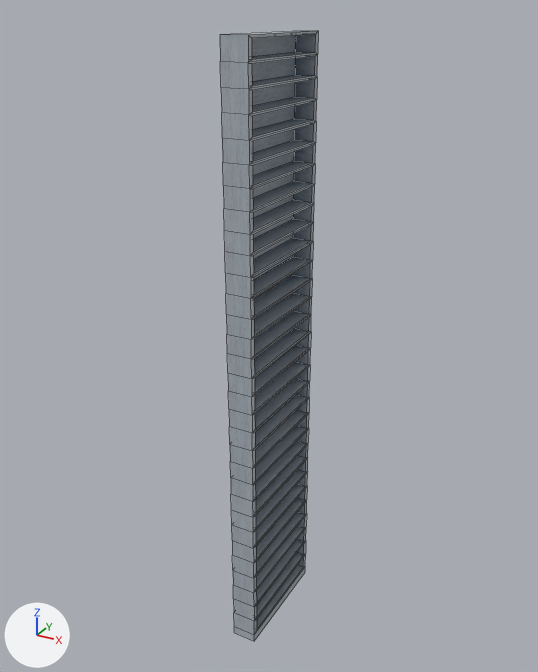
The FBX model Assets/FBX/Psyches/Evelien Level/Basic Library/Bookcase Tall.fbx: old version first, new version second.
Camera for both pictures: a 50 mm camera at (5.18, -9.53, 10.18) aimed at (-0.14, 0.13, 5.35). Arrows for +X, +Y and +Z are at lower left; the lights stay in place. Mesh edges are drawn as thin lines. Where no turn or scale is listed for an object, it has been applied to the vertices.

Names of what the first picture shows: 'Bookcase Tall'.
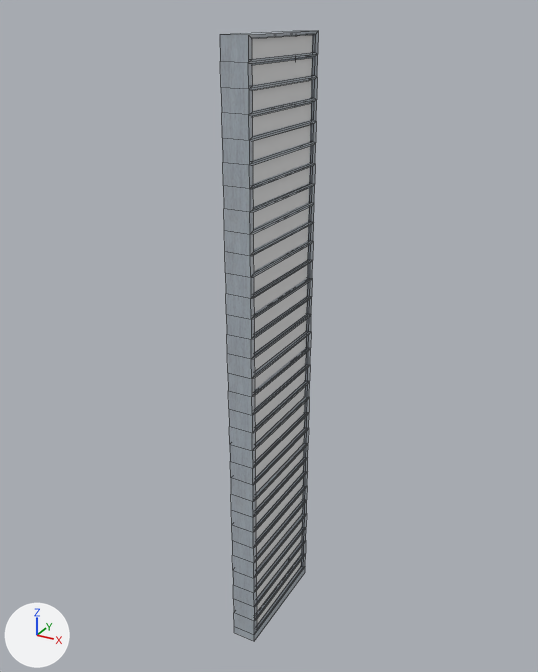
Changed parts and their boxes [x1, y1, x2, y2] in the pictures (538 x 672 px):
```json
{"object": "Bookcase Tall Books", "change": "added", "after": [252, 35, 312, 625]}
```

Scene script edits in JSON lines:
```json
{"op": "add", "block": "mat_bookshelfbooks", "code": ["mat_bookshelfbooks = principled_material('BookshelfBooks')", "mat_bookshelfbooks.base_color = (0.8, 0.8, 0.8)  # white #e7e7e7", "mat_bookshelfbooks.roughness = 1.0"]}
{"op": "add", "block": "me_plane", "code": ["me_plane = bpy.data.meshes.new('Plane')", "me_plane.from_pydata(...)  # 124 vertices, 31 faces; spans x 0.14, y -0.93..0.93, z 0.18..9.84", "me_plane.materials.append(mat_bookshelfbooks)  # its picture is missing"]}
{"op": "add", "block": "ob_bookcase_tall_books", "code": ["ob_bookcase_tall_books = bpy.data.objects.new('Bookcase Tall Books', me_plane)", "ob_bookcase_tall_books.location = (0.0, 0.0, 0.0)"]}
```
